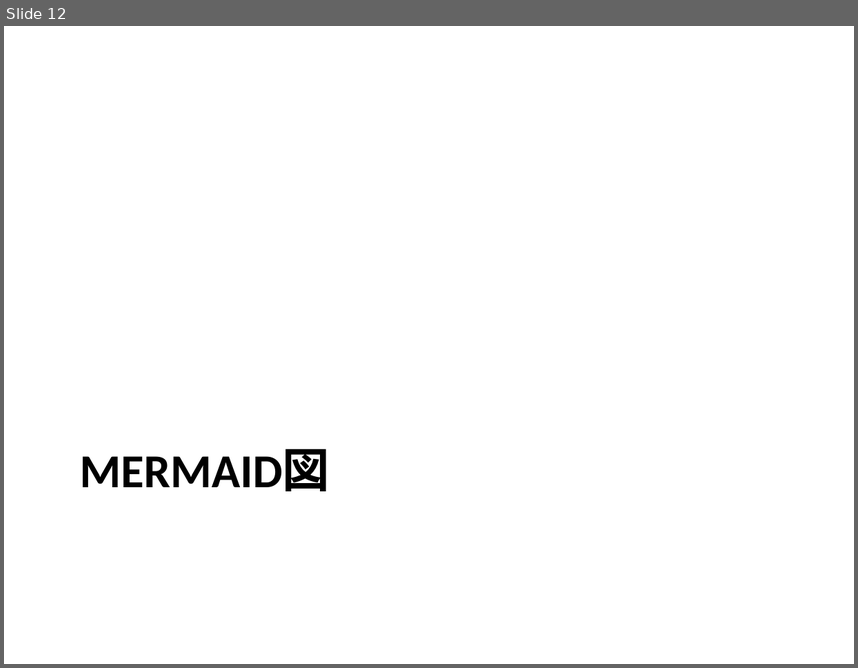
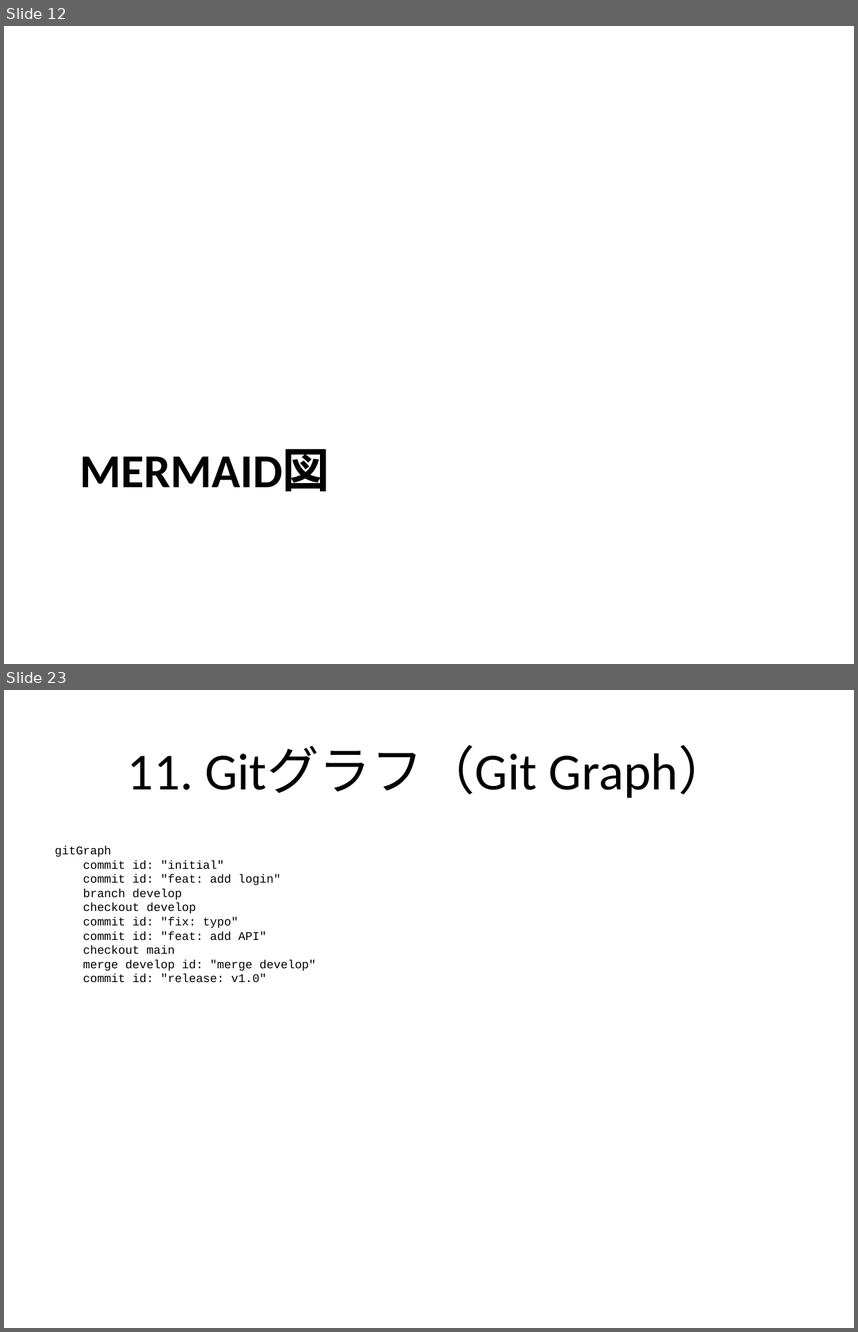
Before and after one commit to notfolder/qmd_to_pptx, a slide deck: demo_full.pptx. Shown one above the other, each under a label of ours: slide 12 before the commit, slides 12 and 23 after it; the slides between them are not shown. The pictures are 858x668 and 858x1332 pixels, drawn with LibreOffice and Linux fonts; fonts in the diff are those of the drawing. Boxes give left, top, right and bottom in pixels: in the first picture for what was removed or moved away, otherwise in the second. Text is boxed around its words. In the diff, an @@ line names an element or a change of style, - is before the commit and + after.

```diff
--- a/demo_full.pptx
+++ b/demo_full.pptx
@@ slide 23 added at [4,690,854,1328], background #FFFFFF @@
@@ title added at [128,746,731,798], 44 pt, text #000000 @@
+11. Gitグラフ（Git Graph）
@@ text added at [55,845,316,983], 10 pt, text #000000 @@
+gitGraph
+commit id: "initial"
+commit id: "feat: add login"
+branch develop
+checkout develop
+commit id: "fix: typo"
+commit id: "feat: add API"
+checkout main
+merge develop id: "merge develop"
+commit id: "release: v1.0"
```
Also in this commit, not shown: 3 slides changed, 19 other slides added, 1 slide removed, 1 other file.
